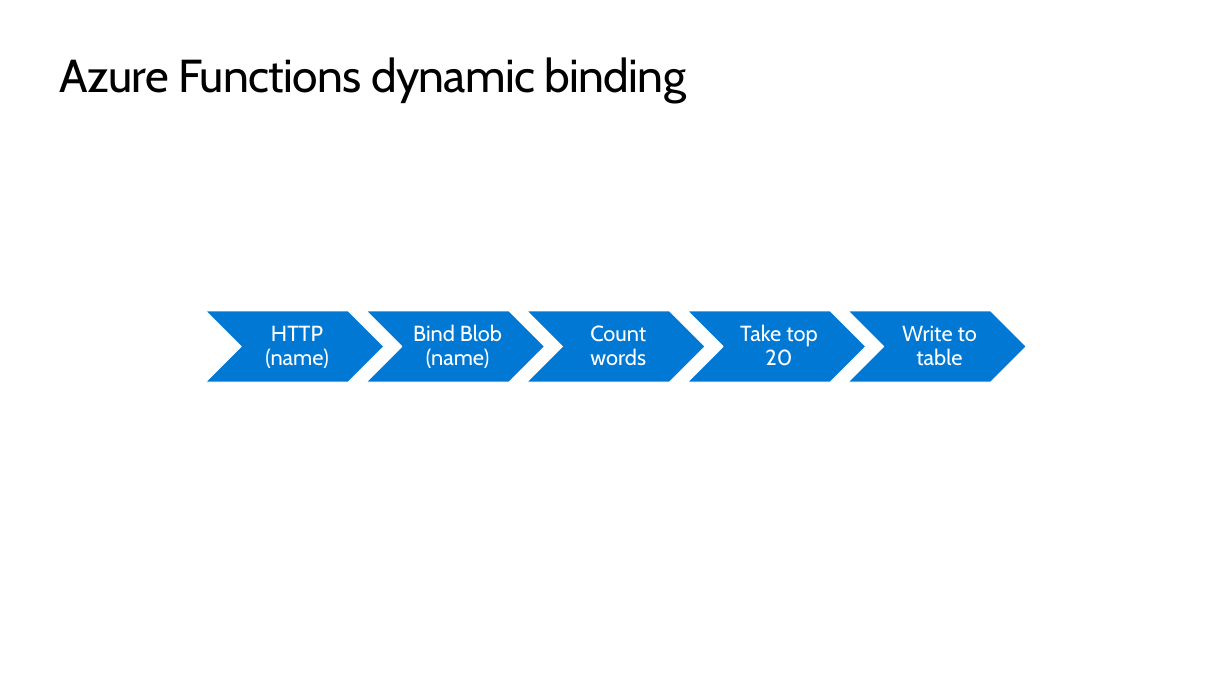
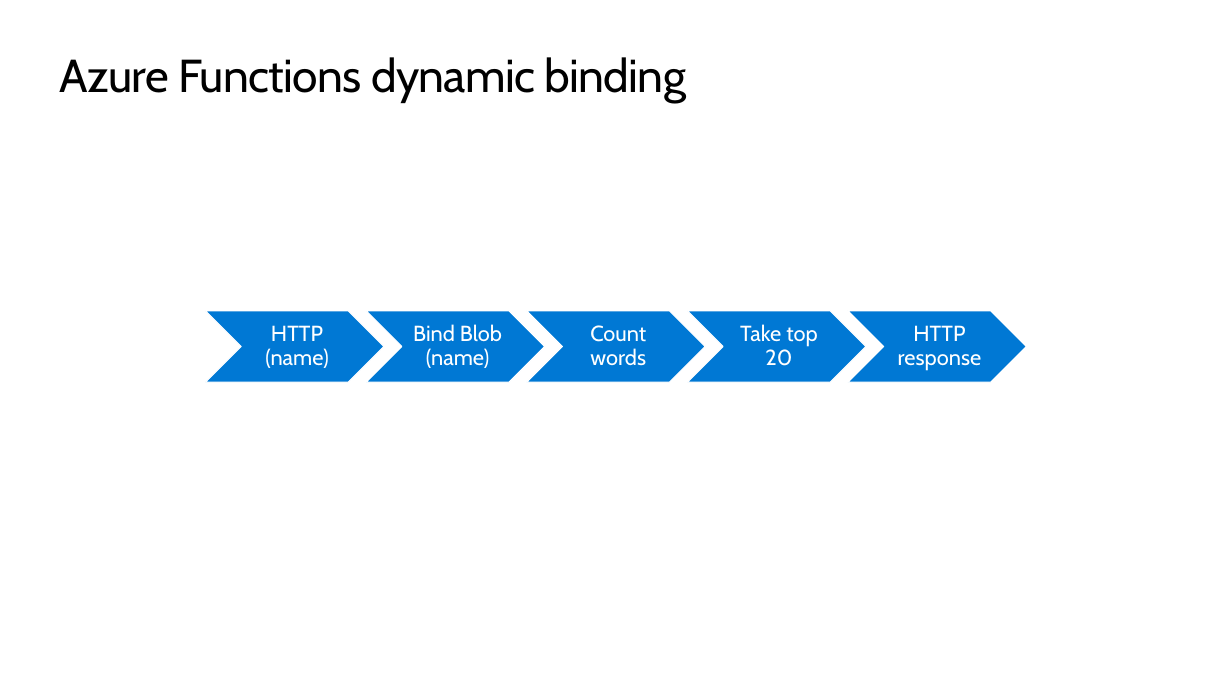
Before and after one commit to skalahonza/VACD2020, a slide deck: slide 24 of slides/Presentation.pptx. Drawn at 1232x693 pixels with LibreOffice and Linux fonts; fonts in the diff are those of the drawing; background and template pictures are left out. Boxes give left, top, right and bottom in pixels: in the first picture for what was removed or moved away, otherwise in the second. Text is boxed around its words. In the diff, an @@ line names an element or a change of style, - is before the commit and + after.

```diff
--- a/slides/Presentation.pptx
+++ b/slides/Presentation.pptx
@@ text at box(898, 325, 982, 371): text changed @@
-Write to table
+HTTP response
```
Also in this commit, not shown: 1 other file.
